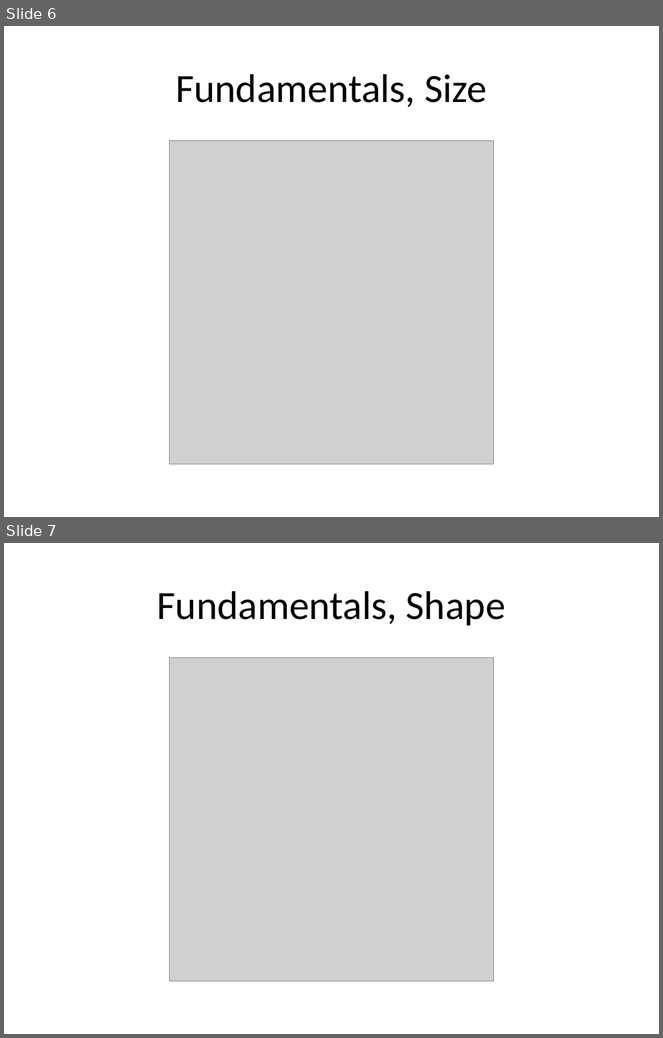
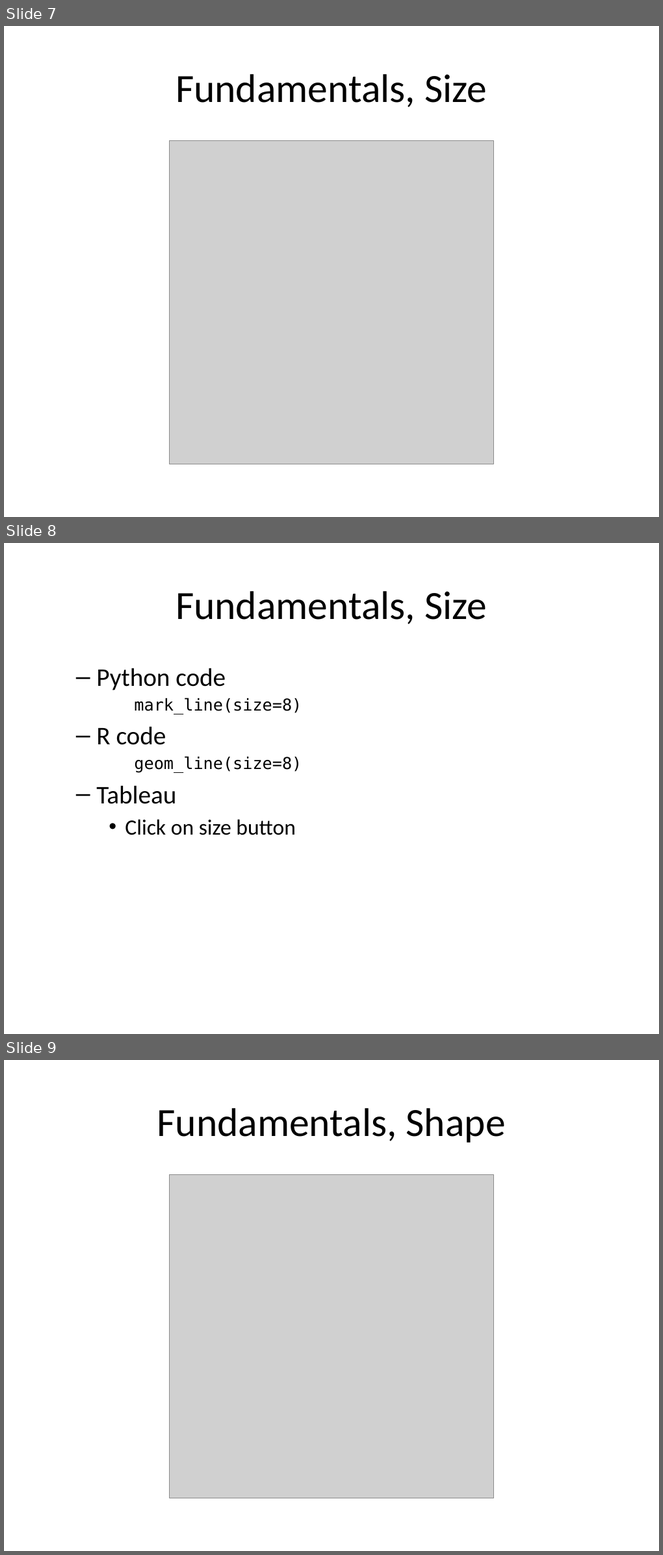
Before and after one commit to pmean/data-visualization, a slide deck: data-viz-03/component/fundamentals.pptx. Shown one above the other, each under a label of ours: slides 6 and 7 before the commit, slides 7, 8 and 9 after it. The pictures are 663x1038 and 663x1555 pixels, drawn with LibreOffice and Linux fonts; fonts in the diff are those of the drawing; grey boxes stand for pictures. Boxes give left, top, right and bottom in pixels: in the first picture for what was removed or moved away, otherwise in the second. Text is boxed around its words. In the diff, an @@ line names an element or a change of style, - is before the commit and + after.

```diff
--- a/data-viz-03/component/fundamentals.pptx
+++ b/data-viz-03/component/fundamentals.pptx
@@ slide 8 added at [4, 543, 659, 1034], background #FFFFFF @@
@@ title added at [176, 591, 487, 624], 44 pt, text #000000 @@
+Fundamentals, Size
@@ text added at [96, 668, 302, 835], 18 pt, text #000000 @@
+  – Python code
+mark_line(size=8)
+  – R code
+geom_line(size=8)
+  – Tableau
+    • Click on size button
@@ what was slide 6 is now slide 7 @@
@@ what was slide 7 is now slide 9 @@
```
Also in this commit, not shown: 1 slide changed, 3 other slides added, 8 other files.
